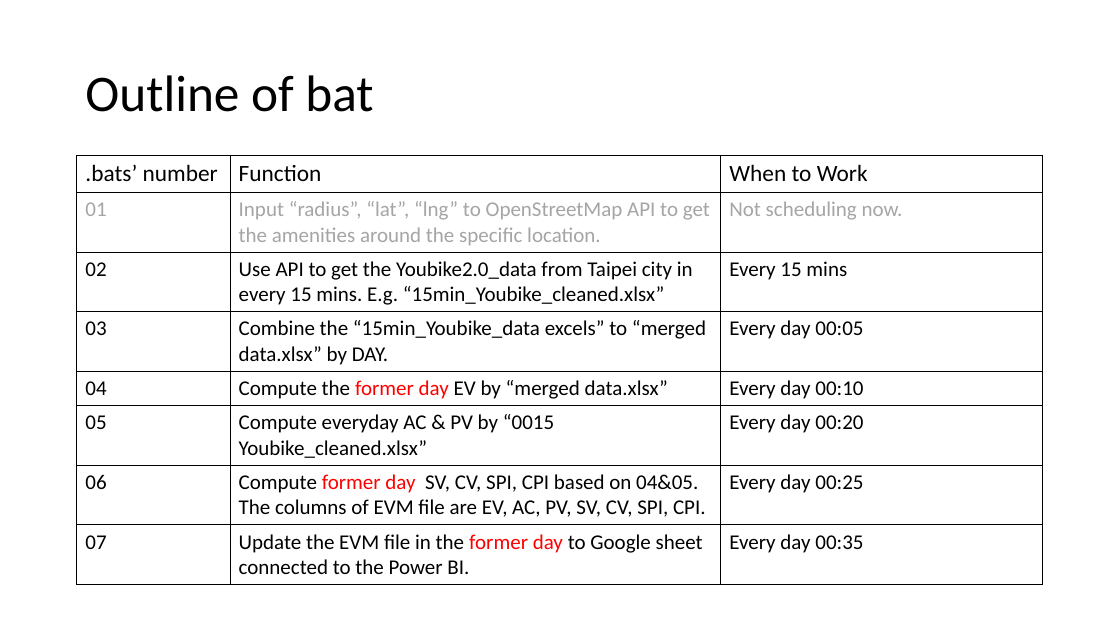
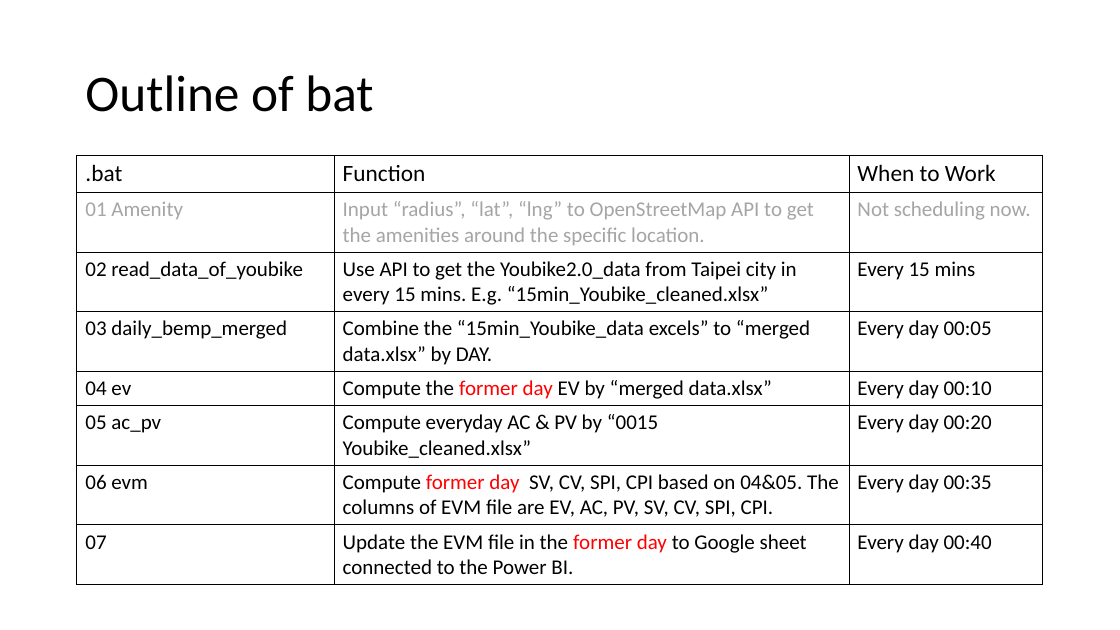
Before and after one commit to HSS107048212/ELEBC_Youbike, a slide deck: slide 2 of Work schedule.pptx. Drawn at 1120x630 pixels with LibreOffice and Linux fonts; fonts in the diff are those of the drawing. Boxes give left, top, right and bottom in pixels: in the first picture for what was removed or moved away, otherwise in the second. Text is boxed around its words. In the diff, an @@ line names an element or a change of style, - is before the commit and + after.

```diff
--- a/Work schedule.pptx
+++ b/Work schedule.pptx
@@ table at [77, 155, 1044, 578] @@
-row 1, column 1: .bats’ number
+row 1, column 1: .bat
-row 2, column 1: 01
+row 2, column 1: 01 Amenity
-row 3, column 1: 02
+row 3, column 1: 02 read_data_of_youbike
-row 4, column 1: 03
+row 4, column 1: 03 daily_bemp_merged
-row 5, column 1: 04
+row 5, column 1: 04 ev
-row 6, column 1: 05
+row 6, column 1: 05 ac_pv
-row 7, column 1: 06
+row 7, column 1: 06 evm
-row 7, column 3: Every day 00:25
+row 7, column 3: Every day 00:35
-row 8, column 3: Every day 00:35
+row 8, column 3: Every day 00:40
```
Also in this commit, not shown: 2 other slides changed, 3 slides added.
